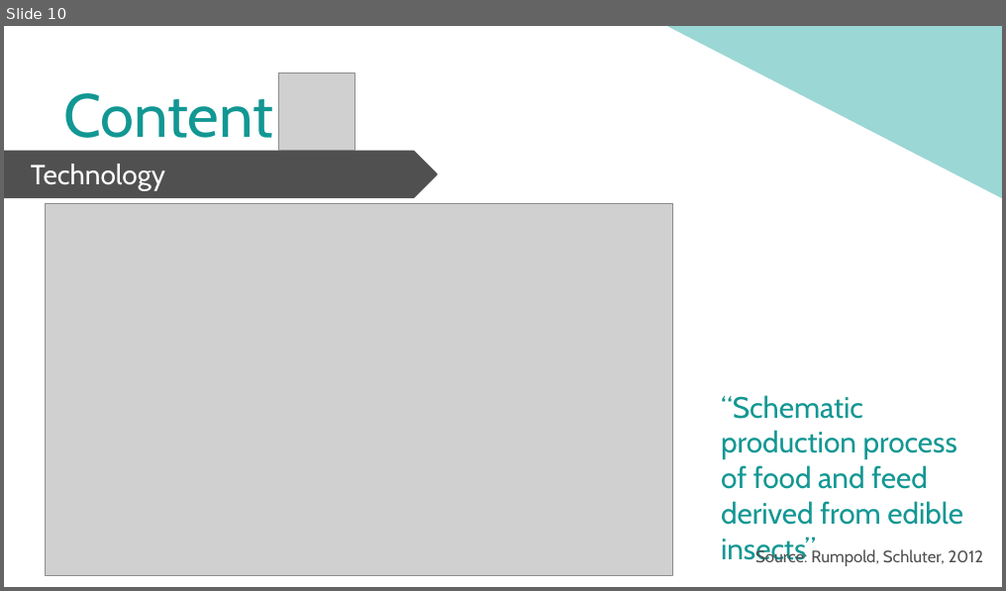
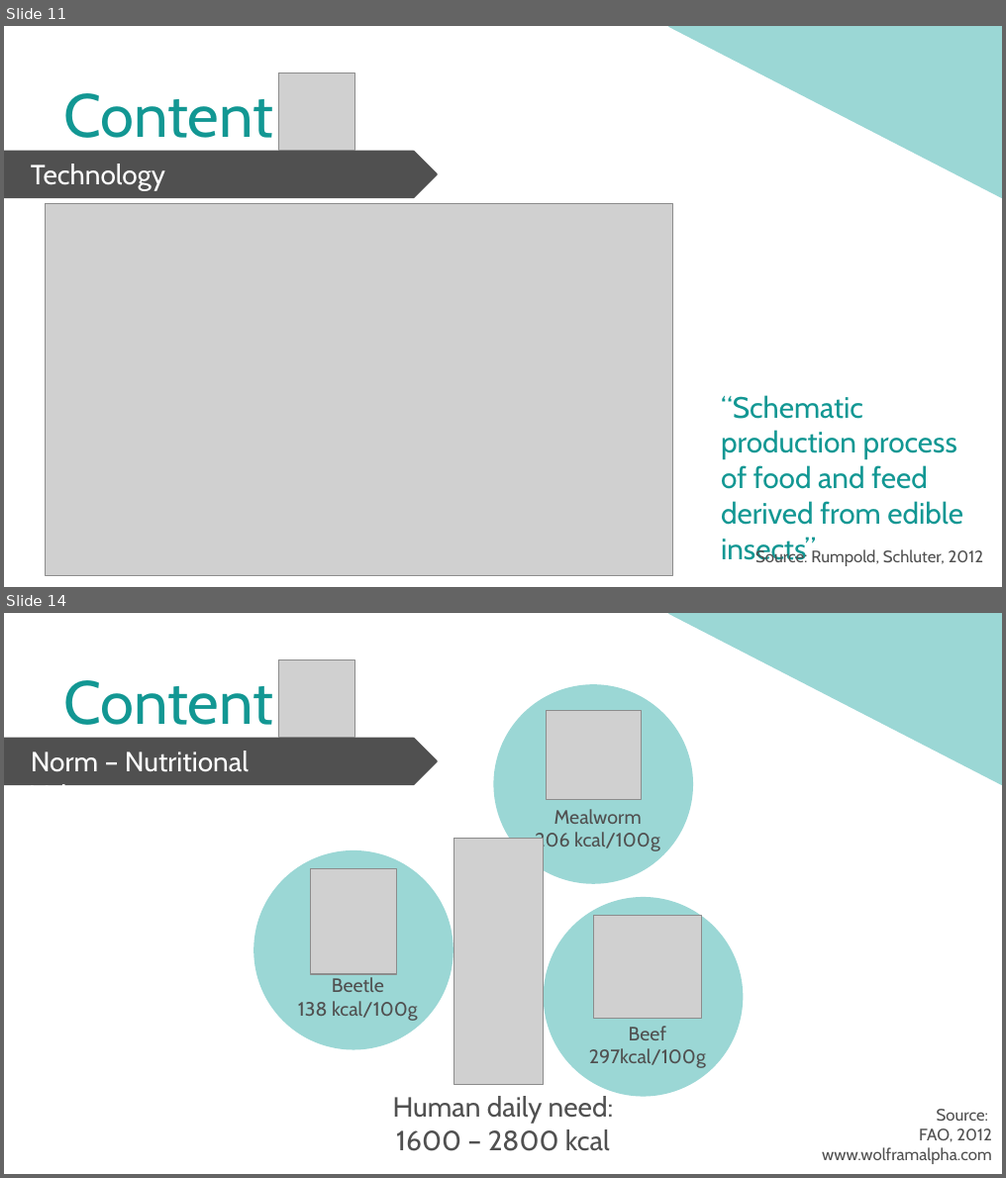
Before and after one commit to MFloru/Bacchus-R1, a slide deck: Logo-powerpoint/3rd presentation (revised).pptx. Shown one above the other, each under a label of ours: slide 10 before the commit, slides 11 and 14 after it; the slides between them are not shown. The pictures are 1006x591 and 1006x1178 pixels, drawn with LibreOffice and Linux fonts; fonts in the diff are those of the drawing; grey boxes stand for pictures. Boxes give left, top, right and bottom in pixels: in the first picture for what was removed or moved away, otherwise in the second. Text is boxed around its words. In the diff, an @@ line names an element or a change of style, - is before the commit and + after.

Commit message:
2nd revised, add 5 porter & nutrion value

```diff
--- a/Logo-powerpoint/3rd presentation (revised).pptx
+++ b/Logo-powerpoint/3rd presentation (revised).pptx
@@ slide 14 added at bbox=[4, 613, 1002, 1174], background #FFFFFF @@
@@ right triangle added at bbox=[669, 613, 1002, 784], fill #9BD7D5, outline #9BD7D5 1.5 pt @@
@@ picture added at bbox=[278, 661, 355, 738] @@
@@ text added at bbox=[63, 680, 273, 738], 44 pt, text #129793 @@
+Content
@@ ellipse added at bbox=[494, 685, 694, 884], fill #9BD7D5 @@
@@ picture added at bbox=[546, 711, 641, 799] @@
@@ pentagon arrow added at bbox=[4, 739, 436, 784], fill #505050, outline #505050 1.5 pt @@
@@ text added at bbox=[31, 751, 249, 785], 20 pt, text #FFFFFF @@
+Norm – Nutritional Value
@@ text added at bbox=[535, 809, 660, 853], 14 pt, text #505050 @@
+Mealworm
+206 kcal/100g
@@ picture added at bbox=[454, 839, 543, 1085] @@
@@ ellipse added at bbox=[253, 851, 453, 1051], fill #9BD7D5 @@
@@ picture added at bbox=[310, 869, 396, 974] @@
@@ ellipse added at bbox=[543, 897, 743, 1097], fill #9BD7D5 @@
@@ picture added at bbox=[594, 915, 702, 1018] @@
@@ text added at bbox=[298, 977, 418, 1021], 14 pt, text #505050 @@
+Beetle
+138 kcal/100g
@@ text added at bbox=[589, 1026, 706, 1068], 14 pt, text #505050 @@
+Beef
+297kcal/100g
@@ text added at bbox=[393, 1096, 614, 1152], 20 pt, text #505050 @@
+Human daily need: 1600 – 2800 kcal
@@ text added at bbox=[822, 1109, 992, 1164], 12 pt, text #505050 @@
+Source:
+FAO, 2012
+www.wolframalpha.com
@@ what was slide 10 is now slide 11 @@
```
Also in this commit, not shown: 6 slides changed, 2 other slides added, 1 other file.
